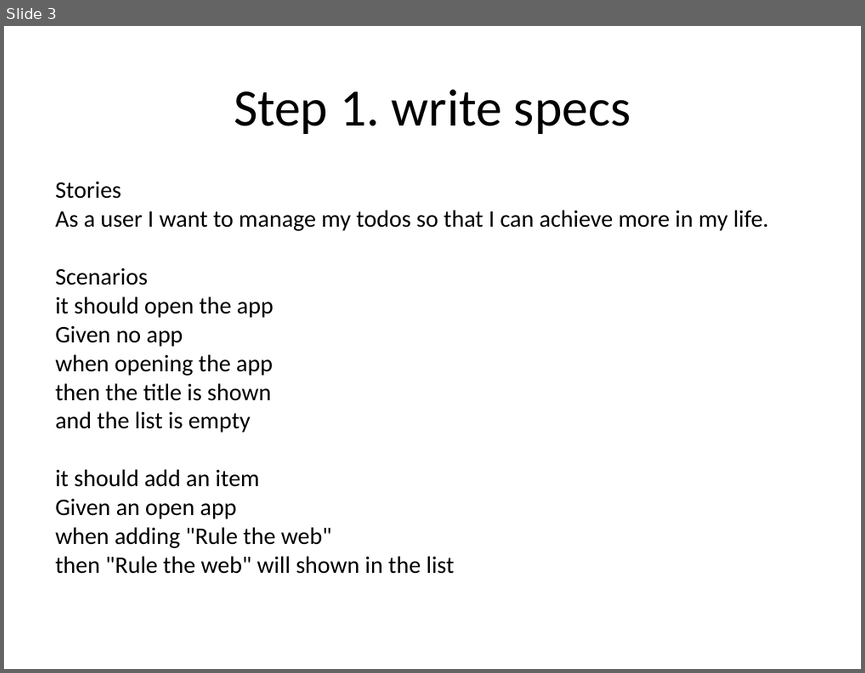
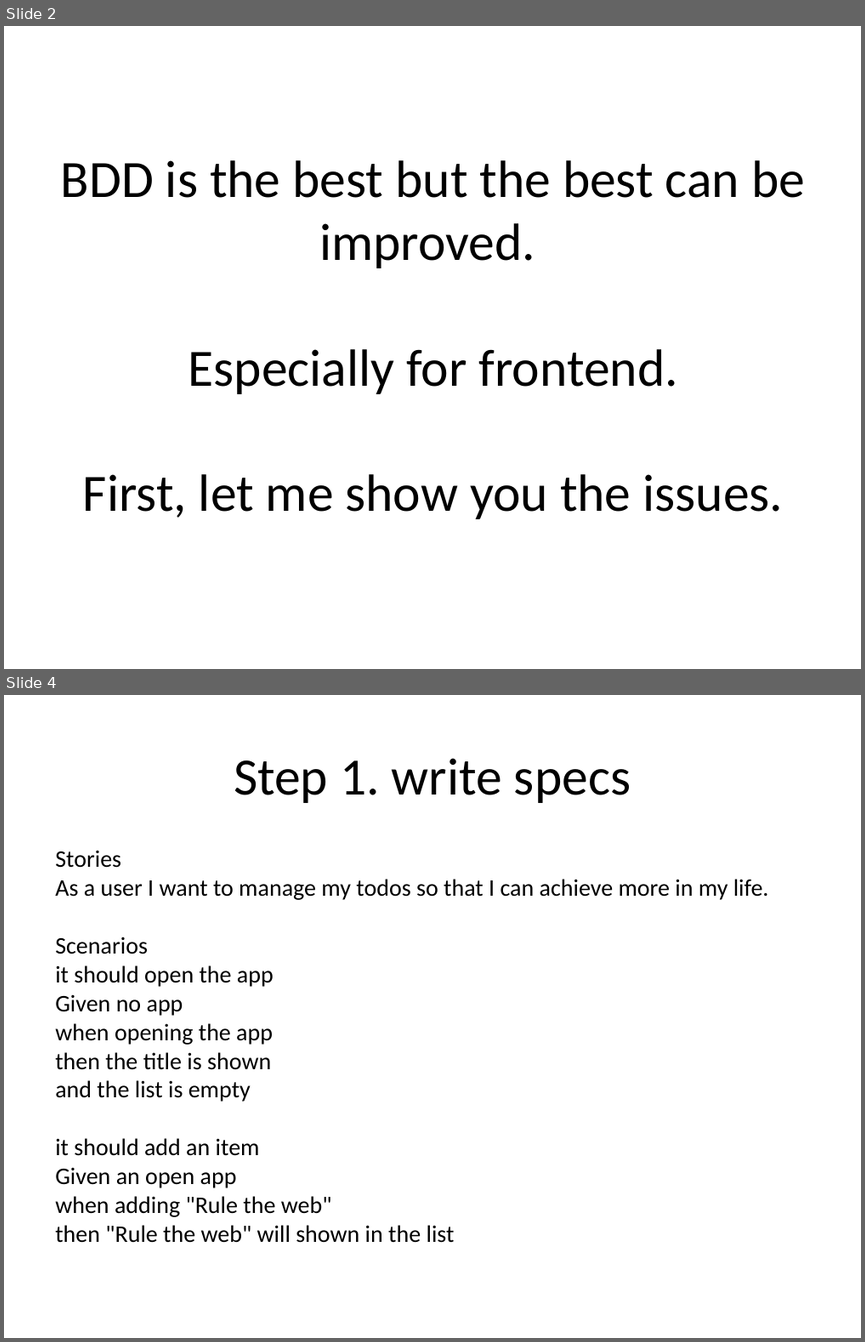
Before and after one commit to ov0364/xp2014_todos, a slide deck: Storyboarding meets BDD.ppt. Shown one above the other, each under a label of ours: slide 3 before the commit, slides 2 and 4 after it; the slides between them are not shown. The pictures are 865x673 and 865x1342 pixels, drawn with LibreOffice and Linux fonts; fonts in the diff are those of the drawing. Boxes give left, top, right and bottom in pixels: in the first picture for what was removed or moved away, otherwise in the second. Text is boxed around its words. In the diff, an @@ line names an element or a change of style, - is before the commit and + after.

```diff
--- a/Storyboarding meets BDD.ppt
+++ b/Storyboarding meets BDD.ppt
@@ slide 2 added at (x1=4, y1=26, x2=861, y2=669), background #FFFFFF @@
@@ title added at (x1=61, y1=160, x2=805, y2=519), 44 pt, text #000000 @@
+BDD is the best but the best can be improved.
+Especially for frontend.
+First, let me show you the issues.
@@ what was slide 3 is now slide 4 @@
```
Also in this commit, not shown: 9 slides changed, 5 other slides added, 1 slide removed, 10 other files.
